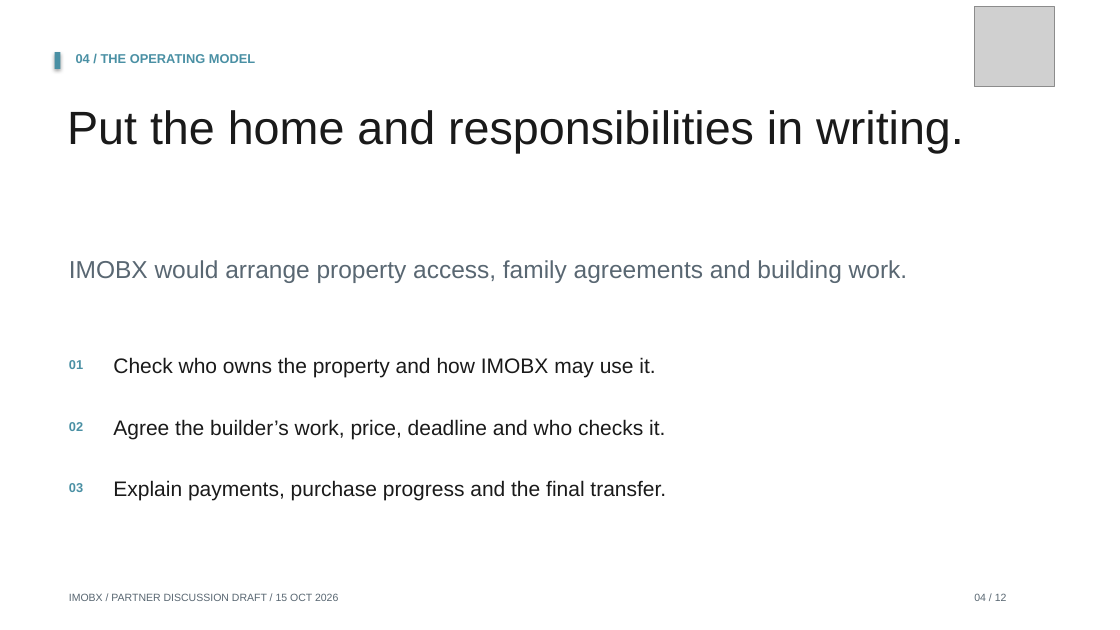
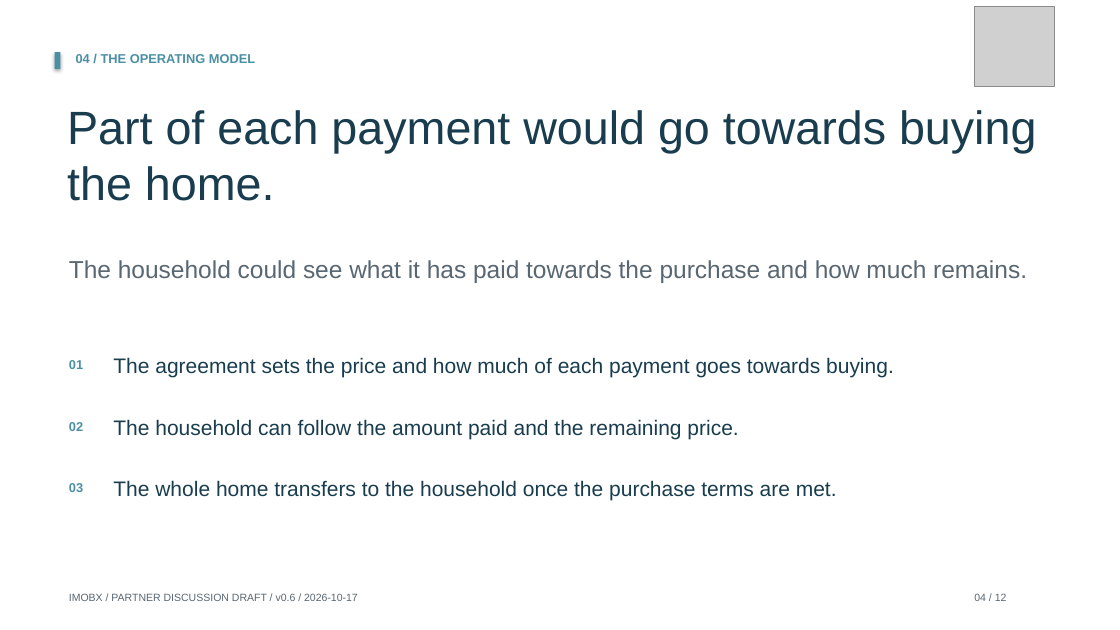
Before and after one commit to Siah-kin/imobx-website, a slide deck: slide 4 of pitchdeck.pptx. Drawn at 1120x630 pixels with LibreOffice and Linux fonts; fonts in the diff are those of the drawing; grey boxes stand for pictures. Boxes give left, top, right and bottom in pixels: in the first picture for what was removed or moved away, otherwise in the second. Text is boxed around its words. In the diff, an @@ line names an element or a change of style, - is before the commit and + after.

Commit message:
Explain the housing proposal and add participation and source pages

```diff
--- a/pitchdeck.pptx
+++ b/pitchdeck.pptx
@@ text at bbox=[67, 110, 1036, 201]: text changed; text colour #1A1A1A to #193D4E @@
-Put the home and responsibilities in writing.
+Part of each payment would go towards buying the home.
@@ text at bbox=[69, 260, 1027, 283]: text changed @@
-IMOBX would arrange property access, family agreements and building work.
+The household could see what it has paid towards the purchase and how much remains.
@@ text at bbox=[113, 357, 894, 378]: text changed; text colour #1A1A1A to #193D4E @@
-Check who owns the property and how IMOBX may use it.
+The agreement sets the price and how much of each payment goes towards buying.
@@ text at bbox=[113, 419, 738, 439]: text changed; text colour #1A1A1A to #193D4E @@
-Agree the builder’s work, price, deadline and who checks it.
+The household can follow the amount paid and the remaining price.
@@ text at bbox=[113, 480, 837, 500]: text changed; text colour #1A1A1A to #193D4E @@
-Explain payments, purchase progress and the final transfer.
+The whole home transfers to the household once the purchase terms are met.
@@ text at bbox=[69, 593, 358, 601]: text changed @@
-IMOBX / PARTNER DISCUSSION DRAFT / 15 OCT 2026
+IMOBX / PARTNER DISCUSSION DRAFT / v0.6 / 2026-10-17
```
Also in this commit, not shown: 11 other slides changed, 41 other files.
